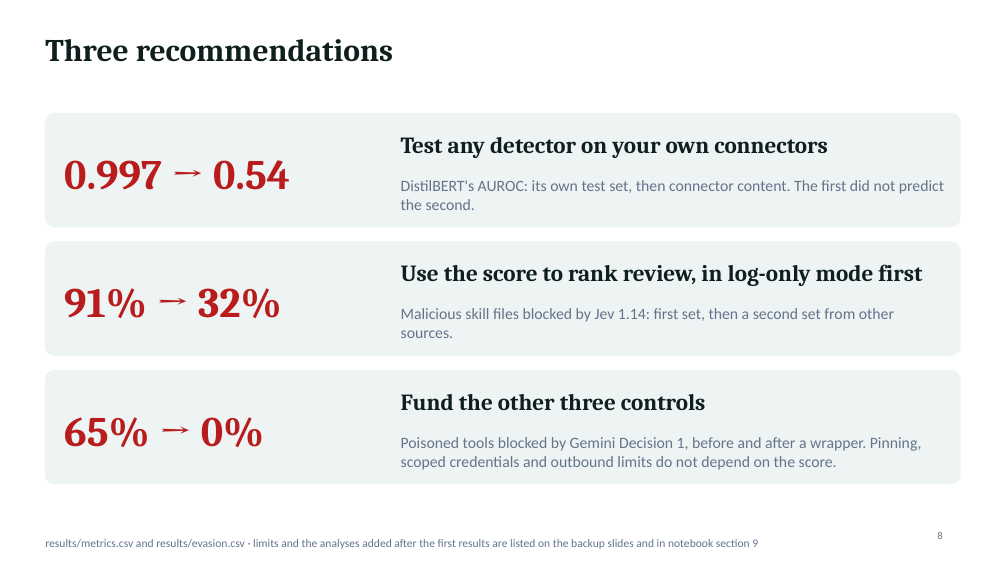
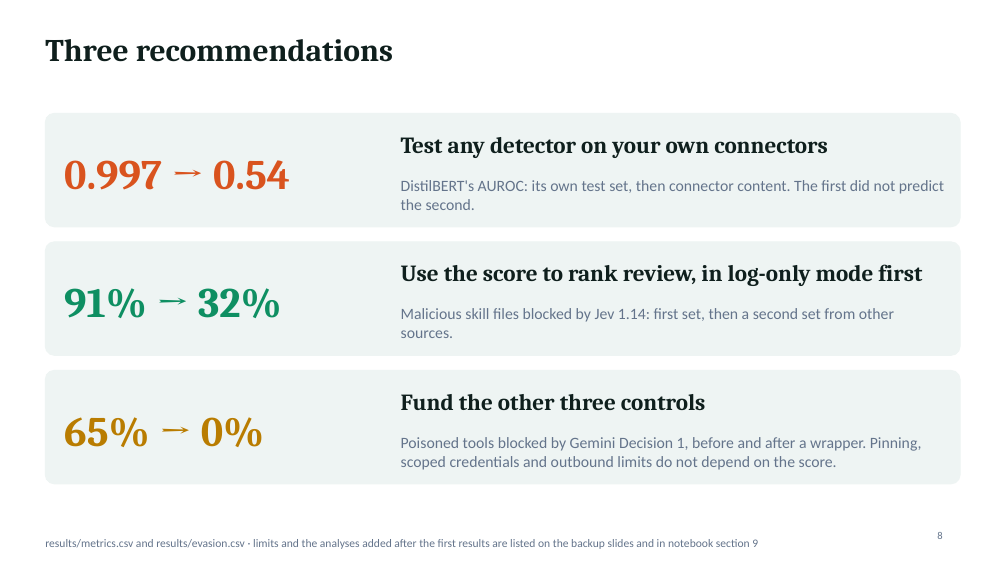
Before and after one commit to jonasneves/connector-gate, a slide deck: slide 8 of slides.pptx. Drawn at 1008x567 pixels with LibreOffice and Linux fonts; fonts in the diff are those of the drawing. Boxes give left, top, right and bottom in pixels: in the first picture for what was removed or moved away, otherwise in the second. Text is boxed around its words. In the diff, an @@ line names an element or a change of style, - is before the commit and + after.

```diff
--- a/slides.pptx
+++ b/slides.pptx
@@ text "0.997 → 0.54" at <box>64,160,290,190</box>: text colour #B91C1C to #D9531E @@
@@ text "91% → 32%" at <box>64,288,282,318</box>: text colour #B91C1C to #0E8F62 @@
@@ text "65% → 0%" at <box>64,417,264,447</box>: text colour #B91C1C to #B97C00 @@
```
Also in this commit, not shown: 5 other slides changed, 4 other files.
